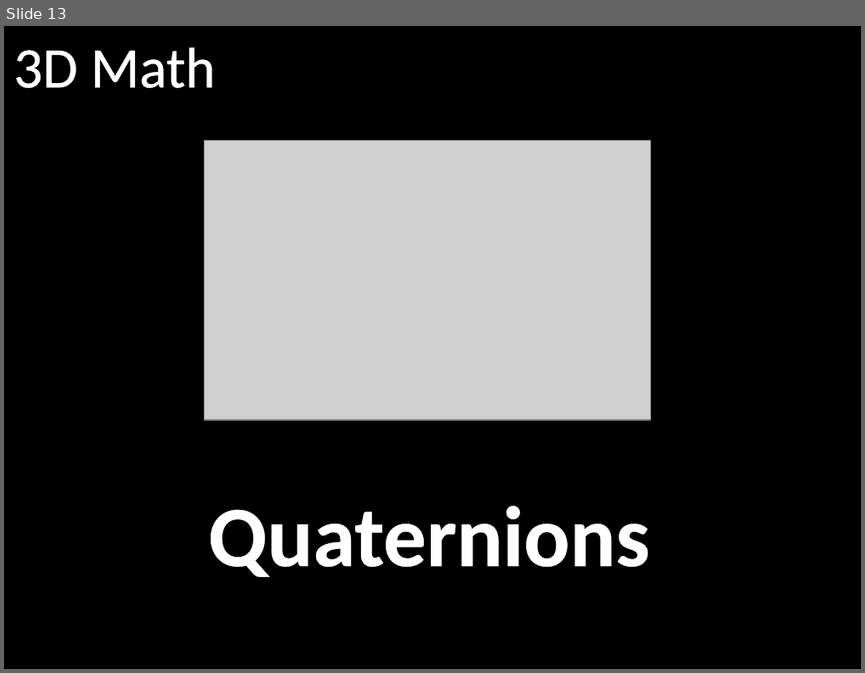
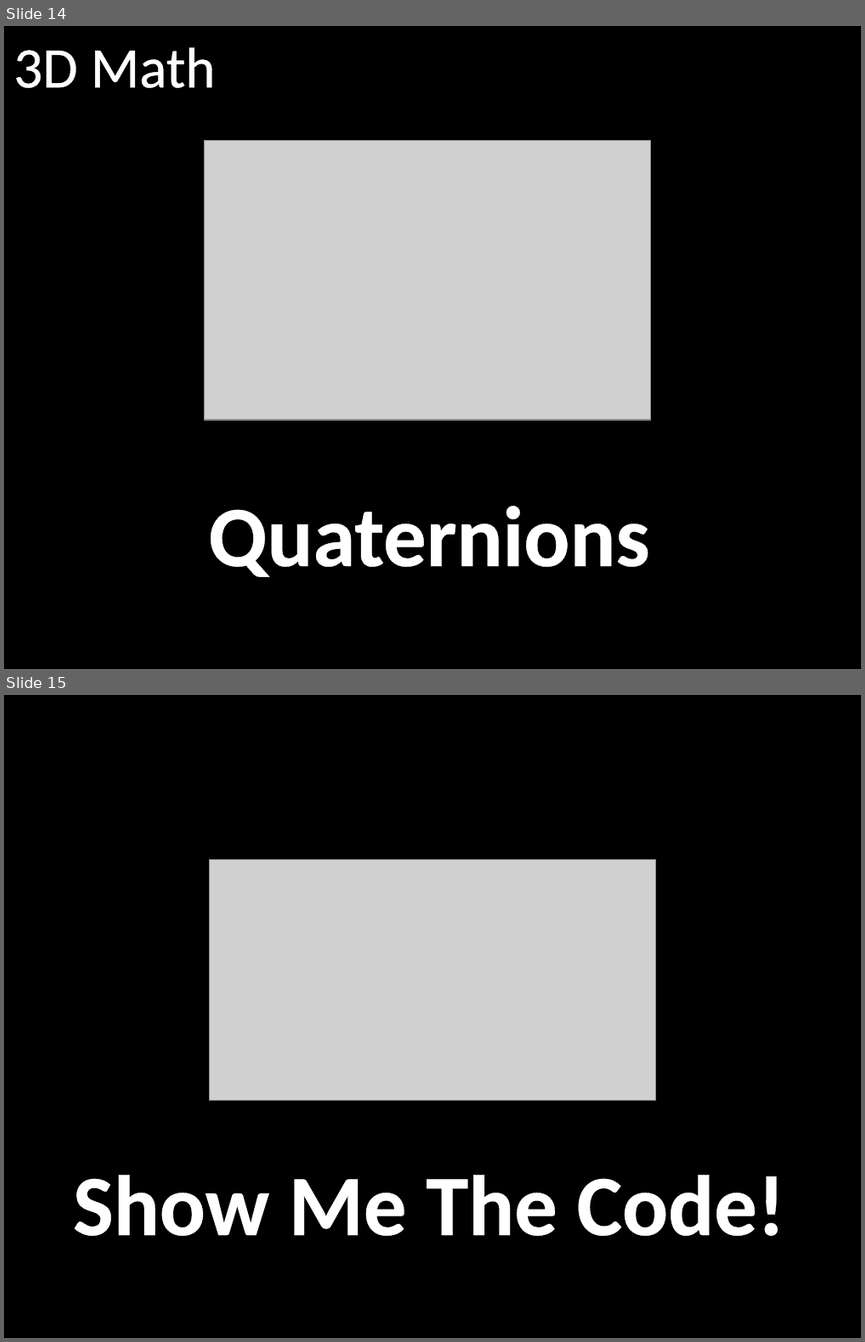
Before and after one commit to spaccabit/vinull, a slide deck: Presentations/XNA3DPrimer/XNA 3D Primer.pptx. Shown one above the other, each under a label of ours: slide 13 before the commit, slides 14 and 15 after it. The pictures are 865x673 and 865x1342 pixels, drawn with LibreOffice and Linux fonts; fonts in the diff are those of the drawing; grey boxes stand for pictures. Boxes give left, top, right and bottom in pixels: in the first picture for what was removed or moved away, otherwise in the second. Text is boxed around its words. In the diff, an @@ line names an element or a change of style, - is before the commit and + after.

```diff
--- a/Presentations/XNA3DPrimer/XNA 3D Primer.pptx
+++ b/Presentations/XNA3DPrimer/XNA 3D Primer.pptx
@@ slide 15 added at (x1=4, y1=695, x2=861, y2=1338), background #000000 @@
@@ picture added at (x1=210, y1=860, x2=656, y2=1100) @@
@@ text added at (x1=73, y1=1174, x2=785, y2=1236), 72 pt, text #FFFFFF, bold @@
+Show Me The Code!
@@ what was slide 13 is now slide 14 @@
```
Also in this commit, not shown: 1 other slide added, 1 slide removed.
